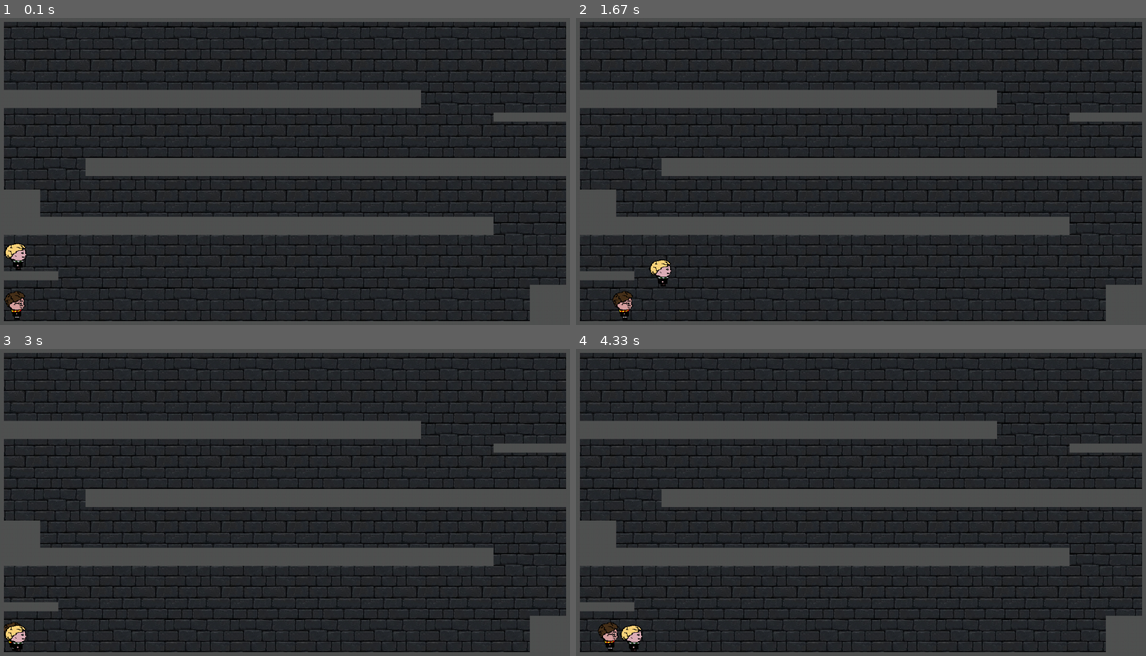
Above: before the commit, frames 1-4 (two rows, left to right).
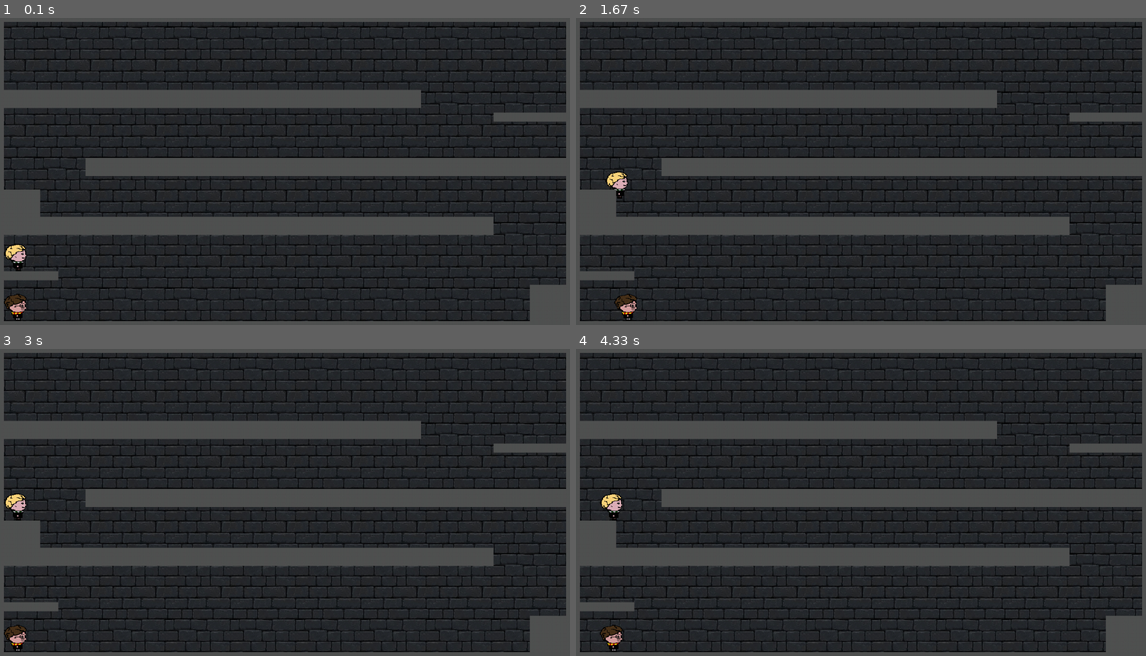
Above: after the commit, the same moments.

Repository: insper-classroom/devlife-23-1-projeto-pygame-ana-helena-e-giulia-3
Game: pygame game, started from main.py
Two runs of this game, one before a commit and one after it. Both use one fixed random seed, a clock stepped at 60 frames per second and the inputs below.
Inputs:
- Up to frame 1 (0.1 s): no input
- Up to frame 2 (1.67 s): tap Left at 0.33 s; hold D 0.67-1.13 s; hold Right 0.67-1.13 s; hold W 1.17-1.47 s; hold D from 1.5 s (still down); hold Right from 1.5 s (still down)
- Up to frame 3 (3 s): release D at 1.97 s; release Right at 1.97 s; hold A 2-2.53 s; hold Left 2-2.53 s; hold A 2.57-2.97 s; hold Left 2.57-2.97 s
- Up to frame 4 (4.33 s): hold W 3-3.37 s; hold D 3.4-4.03 s; hold Right 3.4-4.03 s; hold A from 4.07 s (still down); hold Left from 4.07 s (still down)

The runs differ from the first frame. In frame 1, 0.3% of the frame differs, in the area x 0-5%, y 73-99%; in frame 2, 0.6%, in the area x 5-17%, y 50-99%; in frame 3, 0.4%; in frame 4, 0.6%.

Commit message:
harry colide tb

Diff:
--- a/classesJogo/draco.py
+++ b/classesJogo/draco.py
@@ -9,34 +9,34 @@
         self.lista_blocos = lista_blocos
         self.rect.x = 20
         self.rect.y = 500
-        self.GRAVIDADE = 4
-        # self.state = {
-        #     'pulando': False,
-        #     'caindo': True
-        # }
+        self.GRAVIDADE = 2
+        self.state = {
+            'pulando': False,
+            'caindo': True
+        }
 
     def movimenta_esquerda(self):
-        self.rect.x -= 4
+        self.rect.x -= 2
 
          # colisao com parede esquerda
         if self.rect.collidelist(self.lista_blocos) != -1:
-            self.rect.x += 4
+            self.rect.x += 2
 
     def movimenta_direita(self):
-        self.rect.x += 4
+        self.rect.x += 2
 
         # colisao com parede direita
         if self.rect.collidelist(self.lista_blocos) != -1:
-            self.rect.x -= 4
+            self.rect.x -= 2
 
     def update(self):
-        # if self.state['pulando'] == True:
-        #     self.rect.y -= 100
-        # if self.state['caindo'] == True:
-        self.rect.y += self.GRAVIDADE
-        # self.state['caindo'] = True
-        # self.state['pulando'] = False
+        if self.state['pulando'] == True:
+            self.rect.y -= 100
+        if self.state['caindo'] == True:
+            self.rect.y += self.GRAVIDADE
+        self.state['caindo'] = True
+        self.state['pulando'] = False
 
         if self.rect.collidelist(self.lista_blocos) != -1:
             self.rect.y -= self.GRAVIDADE
-            # self.state['caindo'] = False
+            self.state['caindo'] = False
--- a/classesJogo/harry.py
+++ b/classesJogo/harry.py
@@ -1,16 +1,42 @@
 import pygame
 
 class Harry(pygame.sprite.Sprite):
-    def __init__(self):
+    def __init__(self, lista_blocos):
         super().__init__()
-        self.image = pygame.transform.scale(pygame.image.load('imagens/harry_lado_direito.png'), (125, 125))
+        self.image = pygame.transform.scale(pygame.image.load('imagens/harry_lado_direito.png'), (50, 60))
         self.rect = self.image.get_rect()
         # posicao inicial do boneco
-        self.rect.x = -40
-        self.rect.y = 555
+        self.lista_blocos = lista_blocos
+        self.rect.x = 20
+        self.rect.y = 600
+        self.GRAVIDADE = 2
+        self.state = {
+            'pulando': False,
+            'caindo': True
+        }
 
     def movimenta_esquerda(self):
         self.rect.x -= 2
 
+         # colisao com parede esquerda
+        if self.rect.collidelist(self.lista_blocos) != -1:
+            self.rect.x += 2
+
     def movimenta_direita(self):
         self.rect.x += 2
+
+        # colisao com parede direita
+        if self.rect.collidelist(self.lista_blocos) != -1:
+            self.rect.x -= 2
+
+    def update(self):
+        if self.state['pulando'] == True:
+            self.rect.y -= 100
+        if self.state['caindo'] == True:
+            self.rect.y += self.GRAVIDADE
+        self.state['caindo'] = True
+        self.state['pulando'] = False
+
+        if self.rect.collidelist(self.lista_blocos) != -1:
+            self.rect.y -= self.GRAVIDADE
+            self.state['caindo'] = False
--- a/classesJogo/tela_jogo.py
+++ b/classesJogo/tela_jogo.py
@@ -13,7 +13,7 @@
         self.lista_objetos = []
         self.sprite_personagens = pygame.sprite.Group()
         self.sprite_objetos = pygame.sprite.Group()
-        self.harry = Harry()
+        self.harry = Harry(self.lista_objetos)
         self.draco = Draco(self.lista_objetos)
         self.sprite_personagens.add(self.harry)
         self.sprite_personagens.add(self.draco)
@@ -138,10 +138,10 @@
         for event in pygame.event.get():
             if event.type == pygame.QUIT:
                 return -1
-            # elif event.type == pygame.KEYDOWN:
-            #     if event.key == pygame.K_SPACE:
-            #         self.draco.state['pulando'] = True
-            #         self.draco.state['caindo'] = False
+            elif event.type == pygame.KEYDOWN:
+                if event.key == pygame.K_w:
+                    self.draco.state['pulando'] = True
+                    self.draco.state['caindo'] = False
 
         self.sprite_personagens.update()
         self.sprite_objetos.update()
--- a/main.py
+++ b/main.py
@@ -1,6 +1,6 @@
 from classesJogo.gerenciador_telas import Gerenciador_Telas
 import pygame
-
+3
 pygame.init()
 pygame.display.set_caption("Hogwarts Scape")
 window = pygame.display.set_mode((1280, 720))
Binary file changed: imagens/harry_lado_direito.png
Not shown, changed: docs/css/style.css
